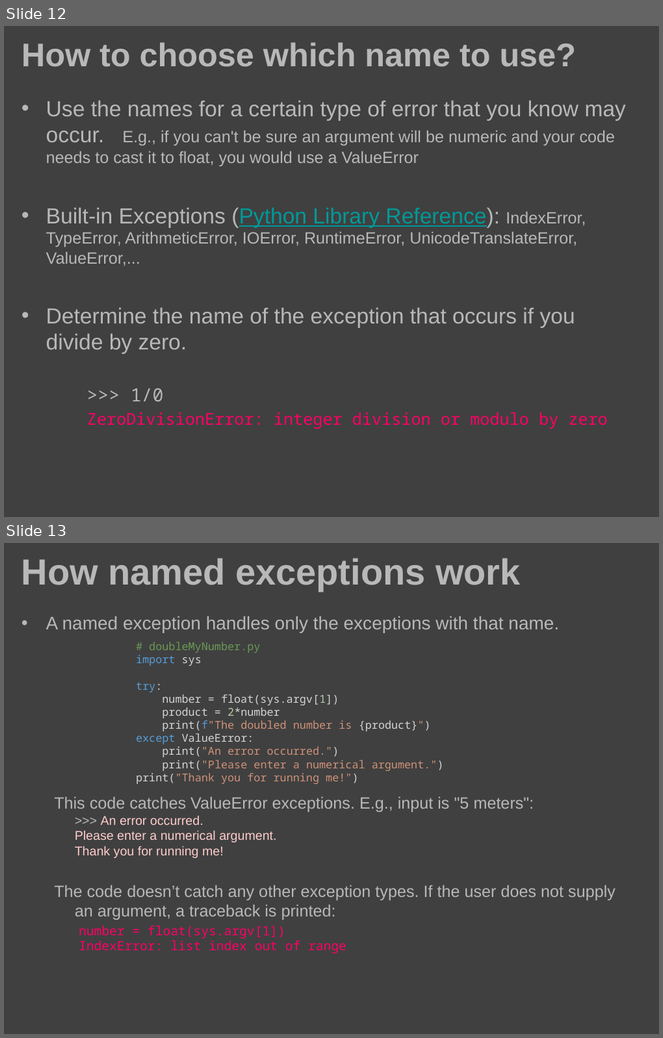
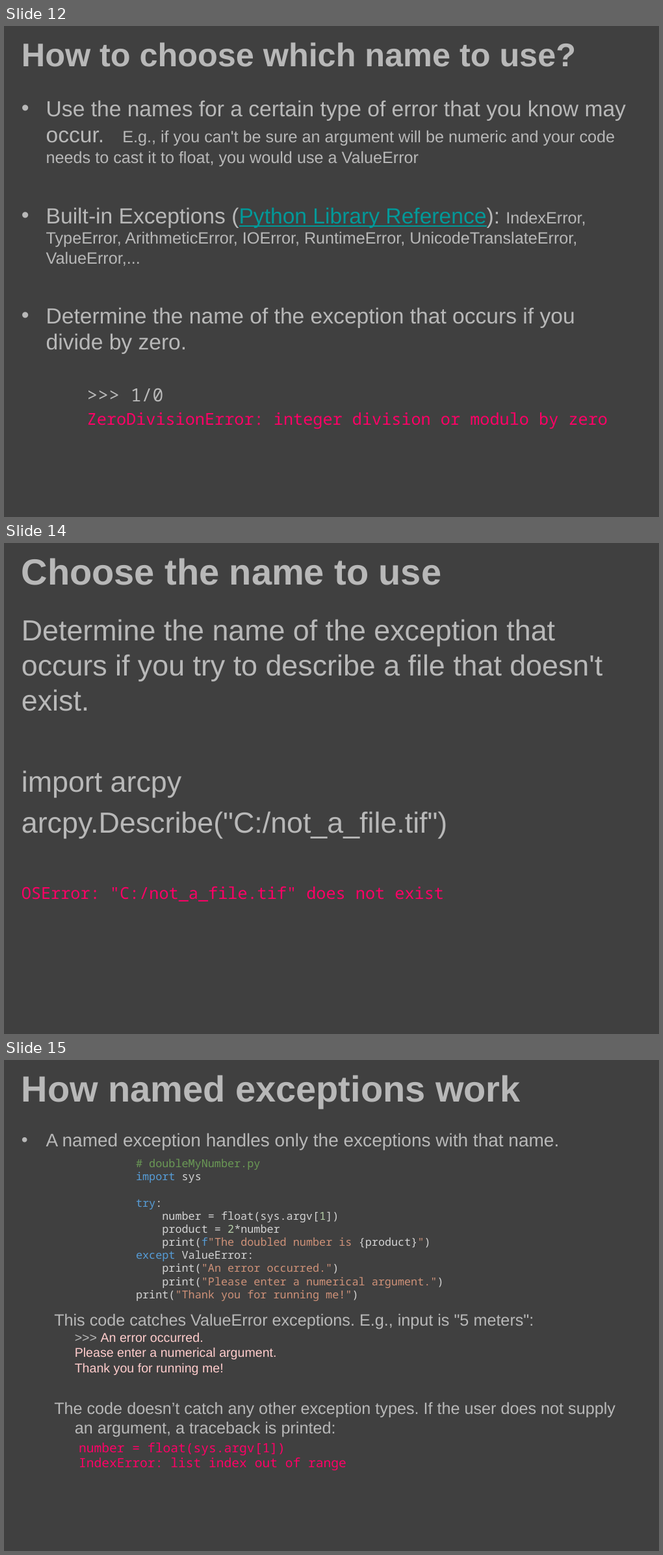
Before and after one commit to lgtateos/gis540, a slide deck: slides/errorHandling.pptx. Shown one above the other, each under a label of ours: slides 12 and 13 before the commit, slides 12, 14 and 15 after it; the slides between them are not shown. The pictures are 663x1038 and 663x1555 pixels, drawn with LibreOffice and Linux fonts; fonts in the diff are those of the drawing. Boxes give left, top, right and bottom in pixels: in the first picture for what was removed or moved away, otherwise in the second. Text is boxed around its words. In the diff, an @@ line names an element or a change of style, - is before the commit and + after.

```diff
--- a/slides/errorHandling.pptx
+++ b/slides/errorHandling.pptx
@@ slide 14 added at [4,543,659,1034], background #404040 @@
@@ title added at [22,558,441,585], 40 pt, text #B8B8B8, bold @@
+Choose the name to use
@@ text added at [22,619,603,902], 32 pt, text #B8B8B8 @@
+Determine the name of the exception that occurs if you try to describe a file that doesn't exist.
+import arcpy
+arcpy.Describe("C:/not_a_file.tif")
+OSError: "C:/not_a_file.tif" does not exist
@@ what was slide 13 is now slide 15 @@
```
Also in this commit, not shown: 1 other slide added.
